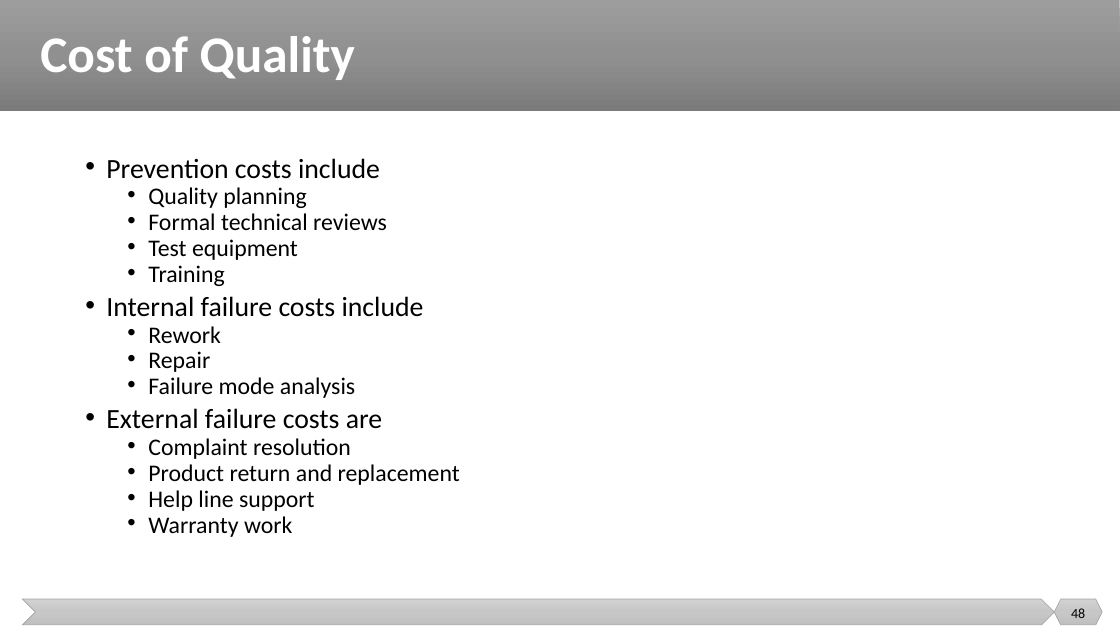
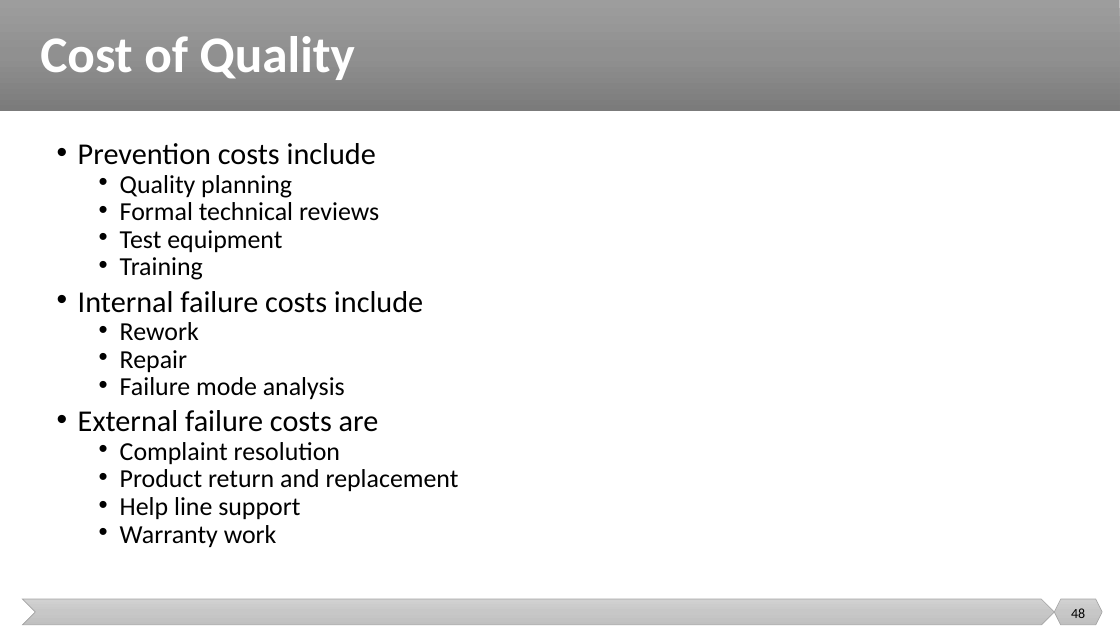
Before and after one commit to malenezi/malenezi, a slide deck: slide 48 of SE401/Lectures/2-Software Quality/Software Quality.pptx. Drawn at 1120x630 pixels with LibreOffice and Linux fonts; fonts in the diff are those of the drawing. Boxes give left, top, right and bottom in pixels: in the first picture for what was removed or moved away, otherwise in the second. Text is boxed around its words. In the diff, an @@ line names an element or a change of style, - is before the commit and + after.

```diff
--- a/SE401/Lectures/2-Software Quality/Software Quality.pptx
+++ b/SE401/Lectures/2-Software Quality/Software Quality.pptx
@@ text "Prevention costs include": place and size @@
-text "Prevention costs include" at <box>106,158,460,537</box>
+text "Prevention costs include" at <box>78,143,459,548</box>
@@ text "Prevention costs include" at <box>78,143,459,548</box>: size 23.8 to 25.9 pt in "Prevention costs include", "Internal failure costs include", "External failure costs are"; size 20.4 to 22.2 pt in "Quality planning", "Formal technical reviews", "Test equipment", "Training" and 7 more places @@
```
Also in this commit, not shown: 3 other slides changed, 3 slides removed, 2 other files.
